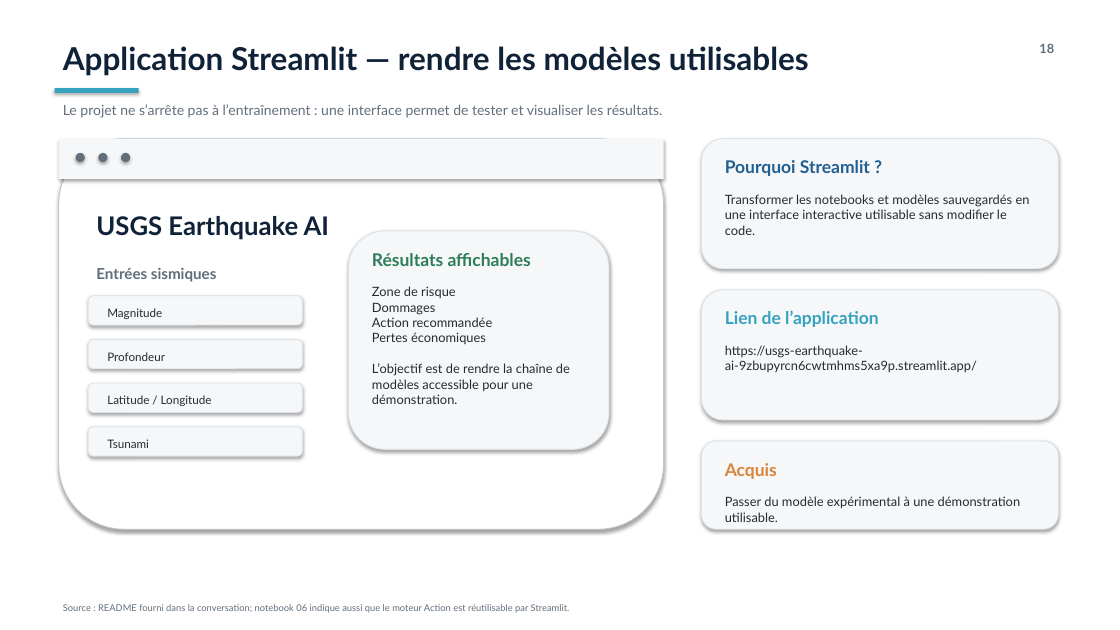
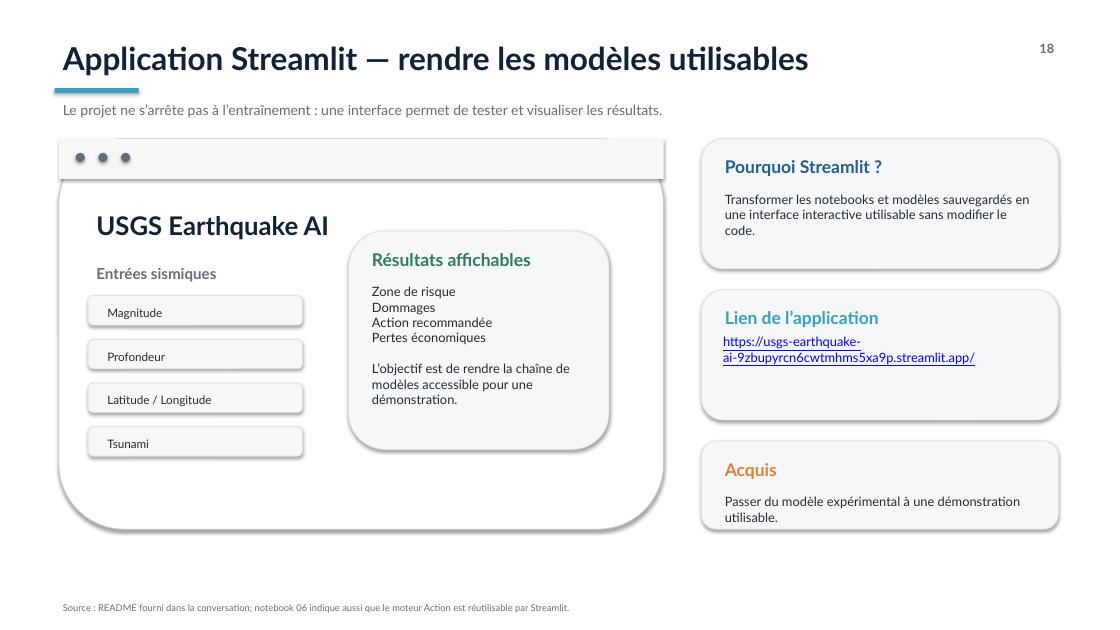
Before and after one commit to tarekalsemaan/USGS-Earthquake-AI, a slide deck: slide 18 of Presentation_TP_USGS_Earthquake_AI_FINAL.pptx. Drawn at 1120x630 pixels with LibreOffice and Linux fonts; fonts in the diff are those of the drawing. Boxes give left, top, right and bottom in pixels: in the first picture for what was removed or moved away, otherwise in the second. Text is boxed around its words. In the diff, an @@ line names an element or a change of style, - is before the commit and + after.

```diff
--- a/Presentation_TP_USGS_Earthquake_AI_FINAL.pptx
+++ b/Presentation_TP_USGS_Earthquake_AI_FINAL.pptx
@@ text "https://usgs-earthquake-ai-9zbupyrcn6cwtmhms5xa9p.streamlit. ...": place and size @@
-text "https://usgs-earthquake-ai-9zbupyrcn6cwtmhms5xa9p.streamlit. ..." at [725, 345, 977, 372]
+text "https://usgs-earthquake-ai-9zbupyrcn6cwtmhms5xa9p.streamlit. ..." at [723, 336, 975, 364]
@@ text "https://usgs-earthquake-ai-9zbupyrcn6cwtmhms5xa9p.streamlit. ..." at [723, 336, 975, 364]: text colour #232B32 to #0000FF, underline on @@
```
Also in this commit, not shown: 2 other slides changed.
